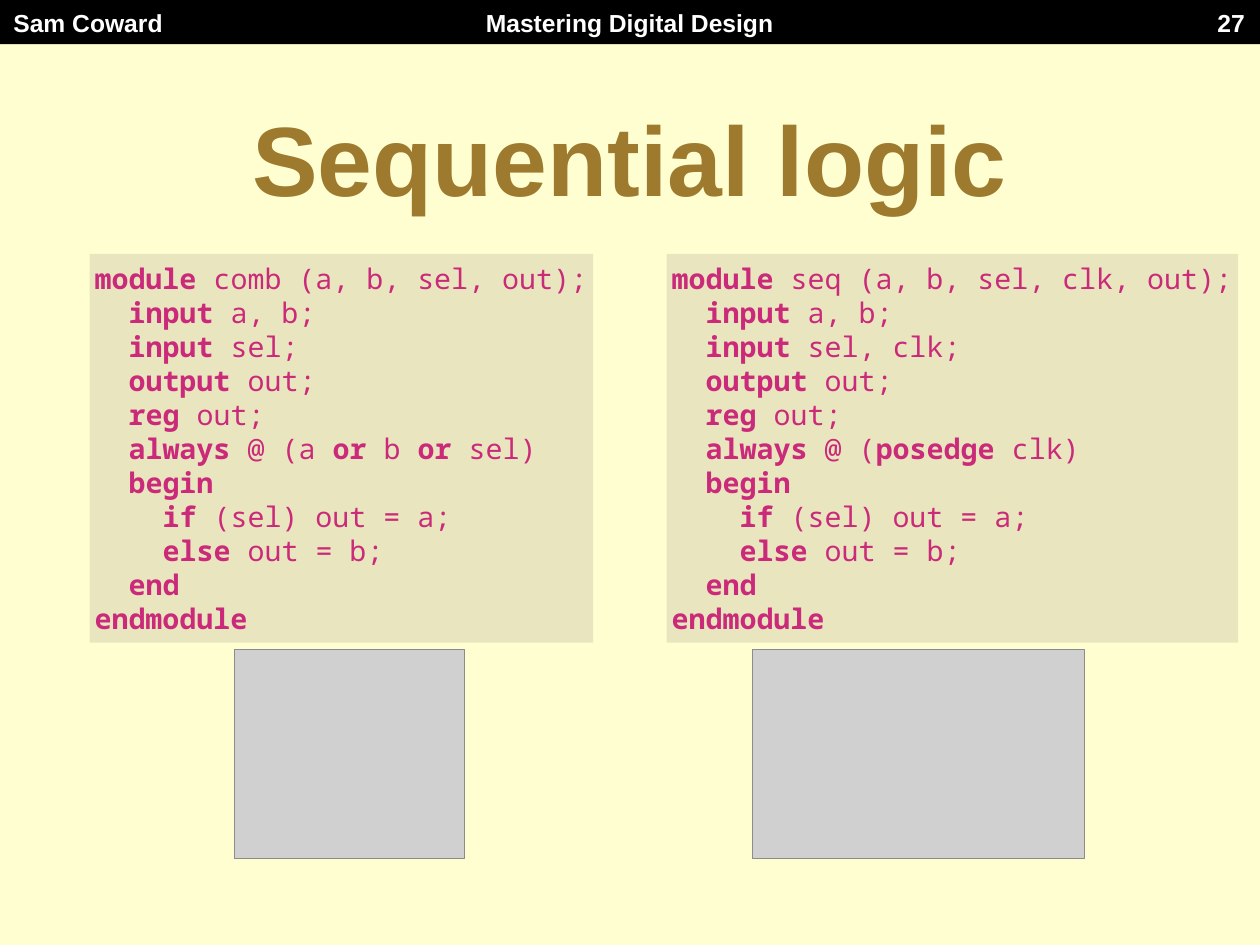
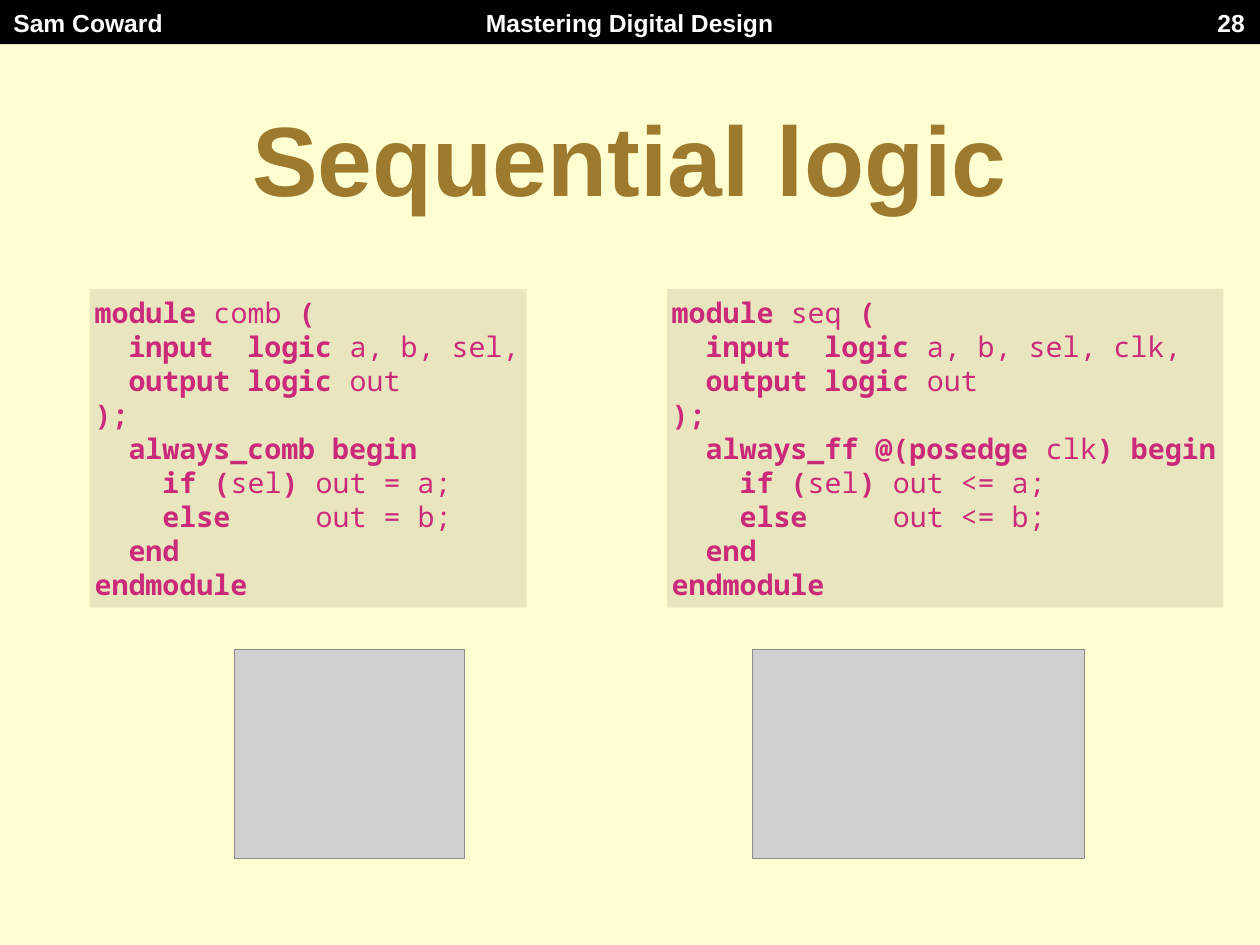
Before and after one commit to Mastering-Digital-Design/Lab-Module, a slide deck: slide 28 of lectures/lecture2.pptx (slide 27 before the commit). Drawn at 1260x945 pixels with LibreOffice and Linux fonts; fonts in the diff are those of the drawing; grey boxes stand for pictures. Boxes give left, top, right and bottom in pixels: in the first picture for what was removed or moved away, otherwise in the second. Text is boxed around its words. In the diff, an @@ line names an element or a change of style, - is before the commit and + after.

```diff
--- a/lectures/lecture2.pptx
+++ b/lectures/lecture2.pptx
@@ page number at <box>1217,14,1244,33</box>: text changed @@
-27
+28
@@ rectangle "module comb (": place and size @@
-rectangle "module comb (" at <box>89,254,593,643</box>
+rectangle "module comb (" at <box>89,289,526,608</box>
@@ rectangle "module seq (": place and size @@
-rectangle "module seq (" at <box>667,254,1239,643</box>
+rectangle "module seq (" at <box>667,289,1224,608</box>
@@ text in rectangle at <box>95,301,520,466</box>: text changed; bold on @@
-module comb (a, b, sel, out);
-input a, b;
-input sel;
-output out;
-reg out;
-always @ (a or b or sel)
-begin
+module comb (
+input logic a, b, sel,
+output logic out
+);
+always_comb begin
@@ text in rectangle at <box>672,301,1216,531</box>: text changed; bold on @@
-module seq (a, b, sel, clk, out);
-input a, b;
-input sel, clk;
-output out;
-reg out;
-always @ (posedge clk)
-begin
-if (sel) out = a;
-else out = b;
+module seq (
+input logic a, b, sel, clk,
+output logic out
+);
+always_ff @(posedge clk) begin
+if (sel) out <= a;
+else out <= b;
@@ text in rectangle at <box>162,471,451,498</box>: bold on in "(sel)" @@
```
Also in this commit, not shown: 17 other slides changed, 1 slide added, 1 other file.
